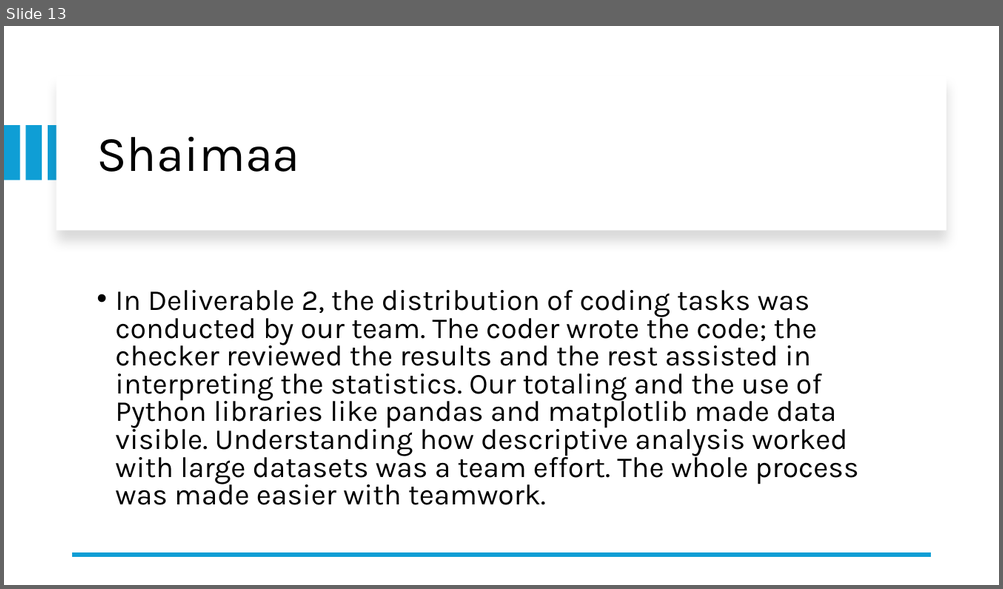
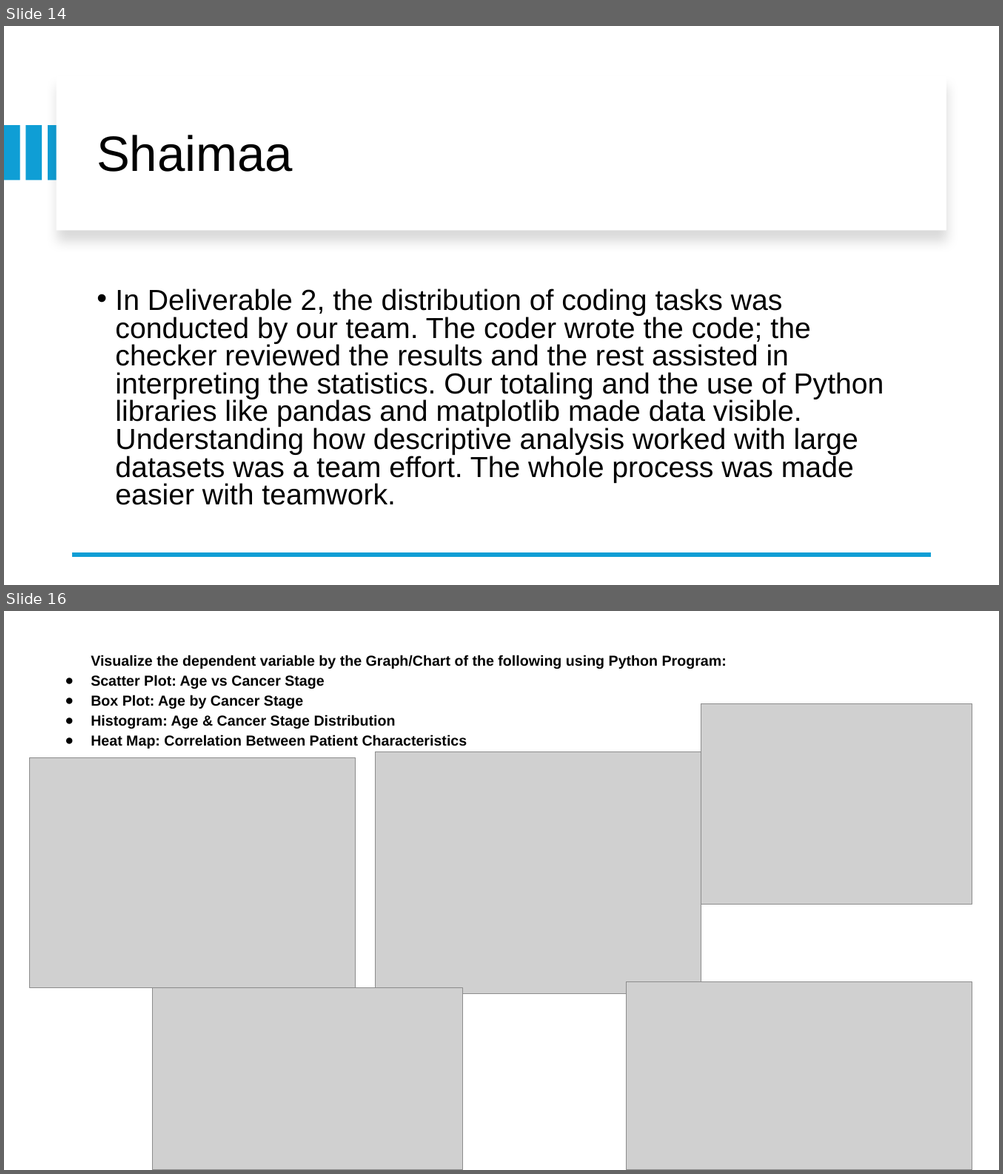
Before and after one commit to h7amdahh/cancer_dataset_uae, a slide deck: Cancer dataset UAE.pptx. Shown one above the other, each under a label of ours: slide 13 before the commit, slides 14 and 16 after it; the slides between them are not shown. The pictures are 1003x589 and 1003x1174 pixels, drawn with LibreOffice and Linux fonts; fonts in the diff are those of the drawing; grey boxes stand for pictures. Boxes give left, top, right and bottom in pixels: in the first picture for what was removed or moved away, otherwise in the second. Text is boxed around its words. In the diff, an @@ line names an element or a change of style, - is before the commit and + after.

Commit message:
Update Cancer dataset UAE.pptx
fix

```diff
--- a/Cancer dataset UAE.pptx
+++ b/Cancer dataset UAE.pptx
@@ slide 16 added at box(4, 611, 999, 1170), background #FFFFFF @@
@@ text added at box(91, 655, 726, 749), 14 pt, text #000000, bold @@
+Visualize the dependent variable by the Graph/Chart of the following using Python Program:
+● Scatter Plot: Age vs Cancer Stage
+● Box Plot: Age by Cancer Stage
+● Histogram: Age & Cancer Stage Distribution
+● Heat Map: Correlation Between Patient Characteristics
@@ picture added at box(701, 703, 973, 904) @@
@@ picture added at box(29, 758, 355, 988) @@
@@ picture added at box(375, 752, 700, 994) @@
@@ picture added at box(153, 988, 463, 1170) @@
@@ picture added at box(626, 982, 973, 1170) @@
@@ what was slide 13 is now slide 14 @@
@@ slide 14 changed as well @@
@@ title "Shaimaa" at box(96, 135, 293, 172): font Karla to Arial @@
@@ text "In Deliverable 2, the distribution ..." at box(115, 289, 884, 506): font Karla to Arial; less space between paragraphs @@
```
Also in this commit, not shown: 23 other slides changed, 4 other slides added.
